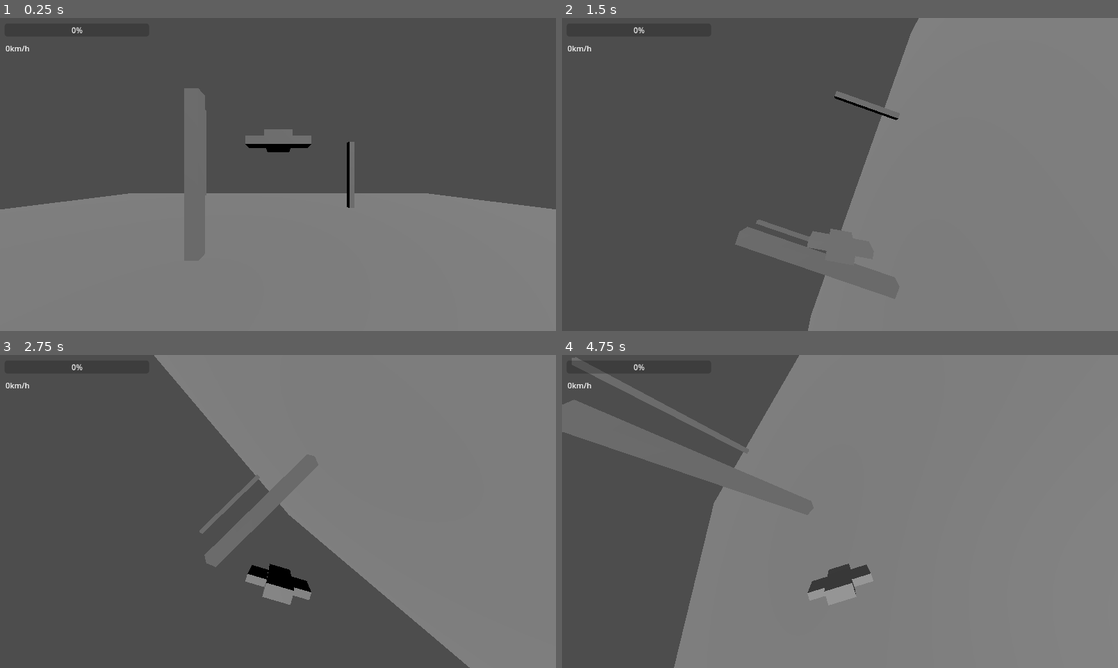
Above: before the commit, frames 1-4 (two rows, left to right).
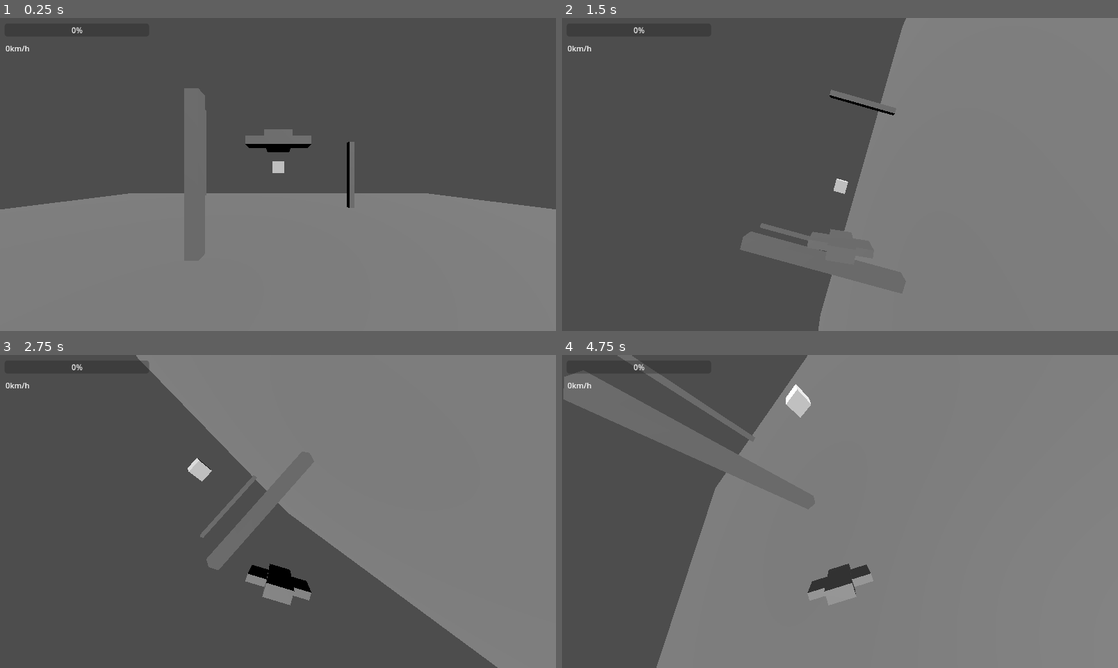
Above: after the commit, the same moments.

Repository: DnumdeYevoc/Plane-Game
Game: Godot game, scene res://game.tscn
Two runs of this game, one before a commit and one after it. Both use one fixed random seed, a clock stepped at 60 frames per second and the inputs below.
Inputs:
- Up to frame 1 (0.25 s): no input
- Up to frame 2 (1.5 s): hold E (roll_right) 0.53-1.28 s; hold Shift (turbo, bound only after the commit) 0.53-1.28 s; hold W (pitch_down) from 1.28 s (still down); tap Space (turbo, bound only before the commit) at 1.35 s
- Up to frame 3 (2.75 s): release W (pitch_down) at 2.03 s; hold E (roll_right) from 2.03 s (still down); hold Shift (turbo, bound only after the commit) from 2.03 s (still down)
- Up to frame 4 (4.75 s): release E (roll_right) at 2.78 s; release Shift (turbo, bound only after the commit) at 2.78 s; hold S (pitch_up) 2.78-3.53 s; tap Space (turbo, bound only before the commit) at 2.85, 4.35 s; hold Shift (turbo, bound only after the commit) 3.53-4.28 s; hold Q (roll_left) from 3.53 s (still down)

The runs differ from the first frame. In frame 1, less than 0.1% of the frame differs, in the area x 49-52%, y 45-50%; in frame 2, 1.4%; in frame 3, 2.6%; in frame 4, 7.2%, in the area x 0-56%, y 0-100%.

Commit message:
started hit scan shooting

Diff:
--- a/finalproject/game.tscn
+++ b/finalproject/game.tscn
@@ -1,6 +1,7 @@
-[gd_scene load_steps=4 format=3 uid="uid://dxk644sdwqkir"]
+[gd_scene load_steps=5 format=3 uid="uid://dxk644sdwqkir"]
 
 [ext_resource type="PackedScene" uid="uid://b6713dtnbcff" path="res://plane.tscn" id="1_80nbo"]
+[ext_resource type="PackedScene" uid="uid://djt0rltwg8ngs" path="res://other_player.tscn" id="2_e2o6t"]
 
 [sub_resource type="PlaneMesh" id="PlaneMesh_e2o6t"]
 size = Vector2(50, 50)
@@ -45,3 +46,6 @@
 
 [node name="PlaneV4" parent="." instance=ExtResource("1_80nbo")]
 transform = Transform3D(1, 0, 0, 0, 1, 0, 0, 0, 1, 0, 20, 0)
+
+[node name="OtherPlayer" parent="." instance=ExtResource("2_e2o6t")]
+transform = Transform3D(2, 0, 0, 0, 2, 0, 0, 0, 2, 0, 19.9806, -20.6267)
--- /dev/null
+++ b/finalproject/other_player.gd
@@ -0,0 +1,16 @@
+extends CharacterBody3D
+@onready var mesh: MeshInstance3D = $MeshInstance3D
+var material :Material
+var d_cooldown := 0
+func _ready() -> void:
+	material = mesh.mesh.surface_get_material(0)
+func hit(damage):
+	#health -= damage
+	material.albedo_color = Color8(100,0,0,1)
+	d_cooldown = 10
+
+func _process(delta: float) -> void:
+	if d_cooldown > 0:
+		d_cooldown -= 1
+	if d_cooldown == 1:
+		material.albedo_color = Color8(255,255,255,1)
--- /dev/null
+++ b/finalproject/other_player.tscn
@@ -0,0 +1,20 @@
+[gd_scene load_steps=5 format=3 uid="uid://djt0rltwg8ngs"]
+
+[ext_resource type="Script" uid="uid://wld0nh20bnq3" path="res://other_player.gd" id="1_udq41"]
+
+[sub_resource type="BoxShape3D" id="BoxShape3D_fsqd6"]
+
+[sub_resource type="StandardMaterial3D" id="StandardMaterial3D_8mr3g"]
+
+[sub_resource type="BoxMesh" id="BoxMesh_lv2yf"]
+material = SubResource("StandardMaterial3D_8mr3g")
+
+[node name="OtherPlayer" type="CharacterBody3D" groups=["other_players"]]
+script = ExtResource("1_udq41")
+
+[node name="CollisionShape3D" type="CollisionShape3D" parent="."]
+shape = SubResource("BoxShape3D_fsqd6")
+
+[node name="MeshInstance3D" type="MeshInstance3D" parent="."]
+mesh = SubResource("BoxMesh_lv2yf")
+skeleton = NodePath("../CollisionShape3D")
--- a/finalproject/plane.tscn
+++ b/finalproject/plane.tscn
@@ -27,6 +27,9 @@
 transform = Transform3D(1, 0, 0, 0, 1, 0, 0, 0, 1, 0, 0, 0.11734)
 shape = SubResource("BoxShape3D_uw3ql")
 
+[node name="AimCast" type="RayCast3D" parent="."]
+target_position = Vector3(0, 0, -100)
+
 [node name="3rdPersonCam" type="Node3D" parent="." node_paths=PackedStringArray("target")]
 transform = Transform3D(1, 0, 0, 0, 1, 0, 0, 0, 1, 0, -0.0550327, 0)
 top_level = true
--- a/finalproject/plane_controller.gd
+++ b/finalproject/plane_controller.gd
@@ -8,7 +8,7 @@
 @export var yaw_speed := 2.0
 @export var roll_speed := 2.0
 
-@export var sharp_steering := 6
+@export var sharp_steering := 8
 @export var three_input_steering := true
 @export var fov := 90.0
 
@@ -19,6 +19,9 @@
 @export var turbo_reload_speed:= 1.0
 @export var turbo_cooldown := 100
 
+@export var shot_range := 1000
+@export var shot_delay := 10
+@export var shot_damage := 100
 
 var pitch_input := 0.0
 var yaw_input := 0.0
@@ -29,8 +32,12 @@
 @onready var cam: Camera3D = $"3rdPersonCam/Camera3D"
 @onready var turbo_meter: ProgressBar = $TurboMeter
 @onready var speed_label: Label = $Speed
+@onready var aim_cast: RayCast3D = $AimCast
 
+
+var target : Node3D
 var t_cooldown := 0
+var h_cooldown := 0
 
 func _ready() -> void:
 	cam.fov = fov
@@ -40,6 +47,7 @@
 		turbo_meter.size.x= turbo_max*100
 		turbo_meter.value = 0.0
 		t_cooldown = turbo_cooldown
+	aim_cast.target_position = Vector3(0,0,-shot_range)
 
 func get_input(delta):
 	if Input.is_action_pressed("speed_up"):
@@ -79,6 +87,19 @@
 		yaw_speed = 0.4*roll_speed
 		roll_input = yaw_input
 
+	#hit scan shooting
+	#ADD VARIABLE AMOUNTS OF GUNS
+	#ADD A LITTLE AUTO AIM
+	if Input.is_action_just_pressed("shoot"):
+		if aim_cast.is_colliding():
+			target = aim_cast.get_collider()
+			h_cooldown = shot_delay
+	if h_cooldown > 0:
+		h_cooldown -=1
+
+	if h_cooldown == 1:
+		if target.is_in_group("other_players"):
+				target.hit(shot_damage)
 
 func _physics_process(delta: float) -> void:
 	#input
--- a/finalproject/project.godot
+++ b/finalproject/project.godot
@@ -19,6 +19,10 @@
 
 window/stretch/mode="viewport"
 window/stretch/aspect="expand"
+
+[global_group]
+
+other_players=""
 
 [input]
 
@@ -64,6 +68,11 @@
 }
 turbo={
 "deadzone": 0.2,
+"events": [Object(InputEventKey,"resource_local_to_scene":false,"resource_name":"","device":-1,"window_id":0,"alt_pressed":false,"shift_pressed":false,"ctrl_pressed":false,"meta_pressed":false,"pressed":false,"keycode":0,"physical_keycode":4194325,"key_label":0,"unicode":0,"location":0,"echo":false,"script":null)
+]
+}
+shoot={
+"deadzone": 0.2,
 "events": [Object(InputEventKey,"resource_local_to_scene":false,"resource_name":"","device":-1,"window_id":0,"alt_press …(191 unchanged characters)…
 ]
 }
Not shown, added: finalproject/other_player.gd.uid
